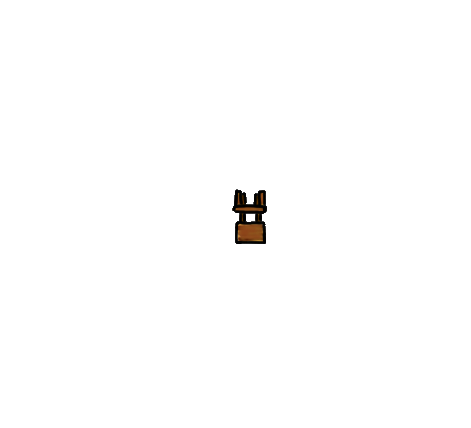
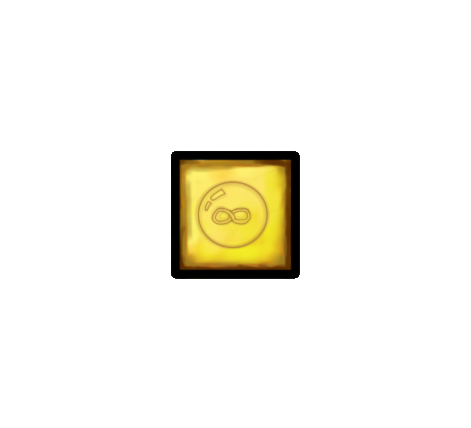
Layer changes from the first 471 x 428 image to the second:
added layer "Layer 15" above "Layer 11" over left=171, top=151, right=300, bottom=279
hid "Layer 11" over left=232, top=189, right=267, bottom=244
